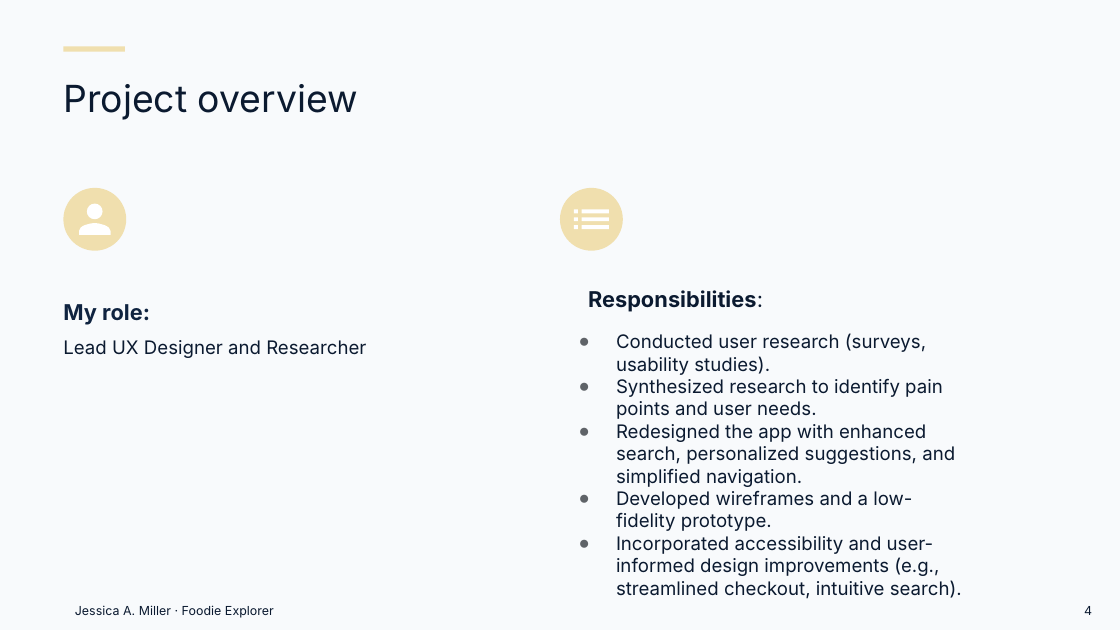
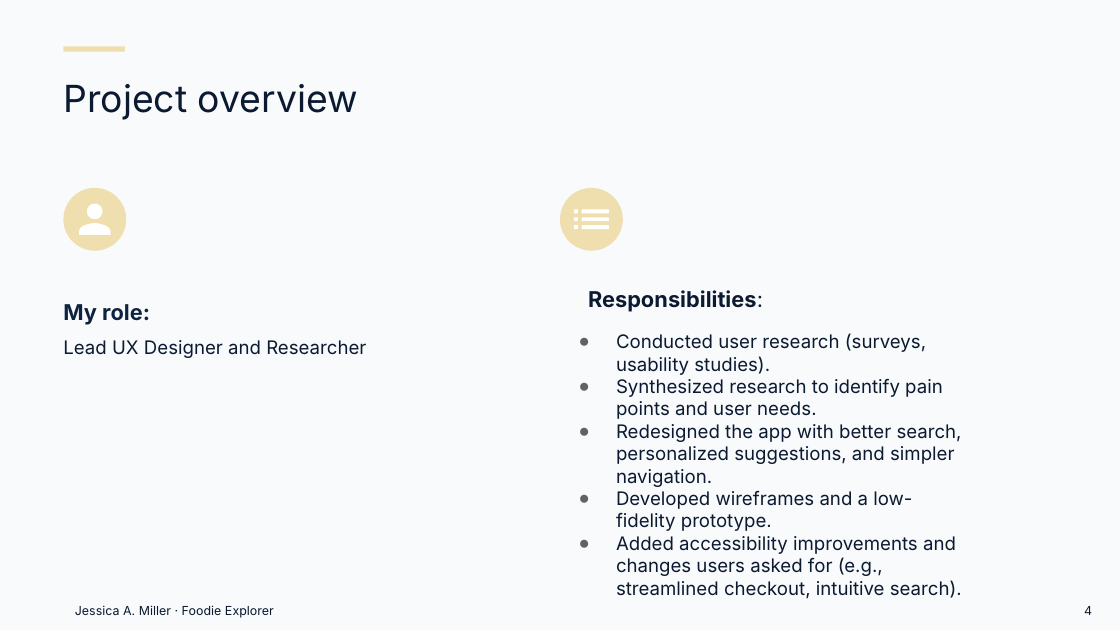
Before and after one commit to Millrjess/millrjess.github.io, a slide deck: slide 4 of assets/presentations/Foodie_Explorer_Case_Study_Professional.pptx. Drawn at 1120x630 pixels with LibreOffice and Linux fonts; fonts in the diff are those of the drawing. Boxes give left, top, right and bottom in pixels: in the first picture for what was removed or moved away, otherwise in the second. Text is boxed around its words. In the diff, an @@ line names an element or a change of style, - is before the commit and + after.

```diff
--- a/assets/presentations/Foodie_Explorer_Case_Study_Professional.pptx
+++ b/assets/presentations/Foodie_Explorer_Case_Study_Professional.pptx
@@ text at (616, 424, 962, 487): text changed @@
-● Redesigned the app with enhanced search, personalized suggestions, and simplified navigation.
+● Redesigned the app with better search, personalized suggestions, and simpler navigation.
@@ text at (616, 536, 962, 599): text changed @@
-● Incorporated accessibility and user-informed design improvements (e.g., streamlined checkout, intuitive search).
+● Added accessibility improvements and changes users asked for (e.g., streamlined checkout, intuitive search).
```
Also in this commit, not shown: 19 other slides changed, 1 other file.
